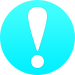
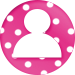
Layer changes from the first 75×75 image to the second:
added layer "Layer 37" above "user-blue copy" over left=0, top=1, right=75, bottom=75
added layer "user-blue copy" above "user-blue" over left=0, top=0, right=75, bottom=75
hid group "login" (7 layers) over left=0, top=0, right=75, bottom=75
hid "Layer 7" over left=28, top=7, right=47, bottom=51
hid "Ellipse 3" over left=31, top=55, right=44, bottom=68
painted on "Ellipse 2" over left=0, top=0, right=75, bottom=75
